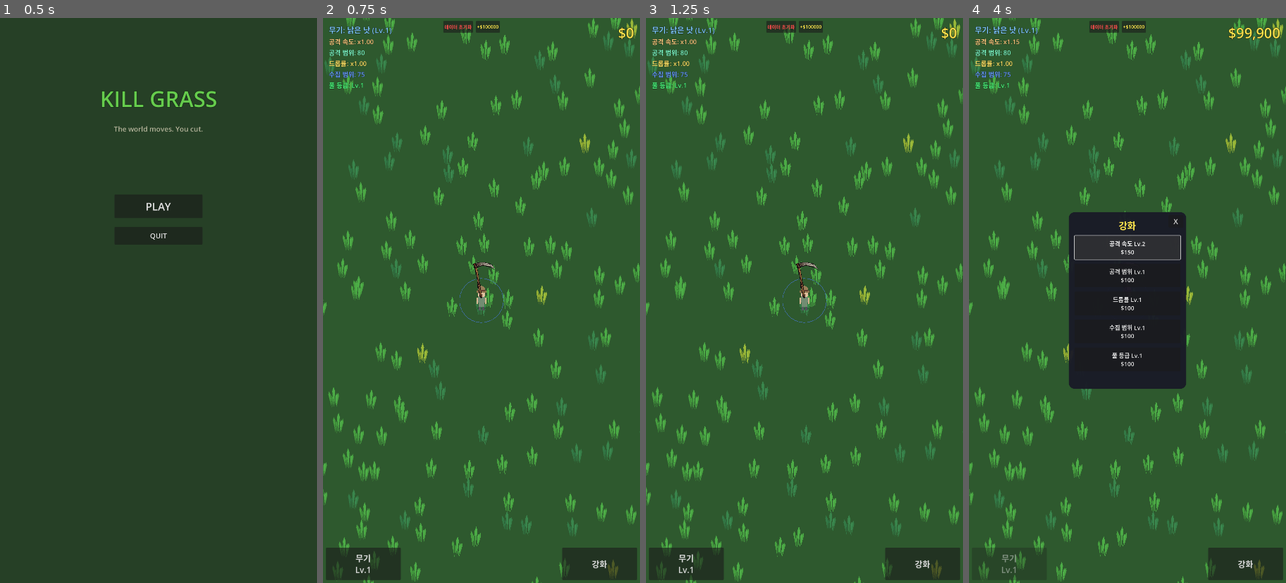
Above: before the commit, frames 1-4 (left to right).
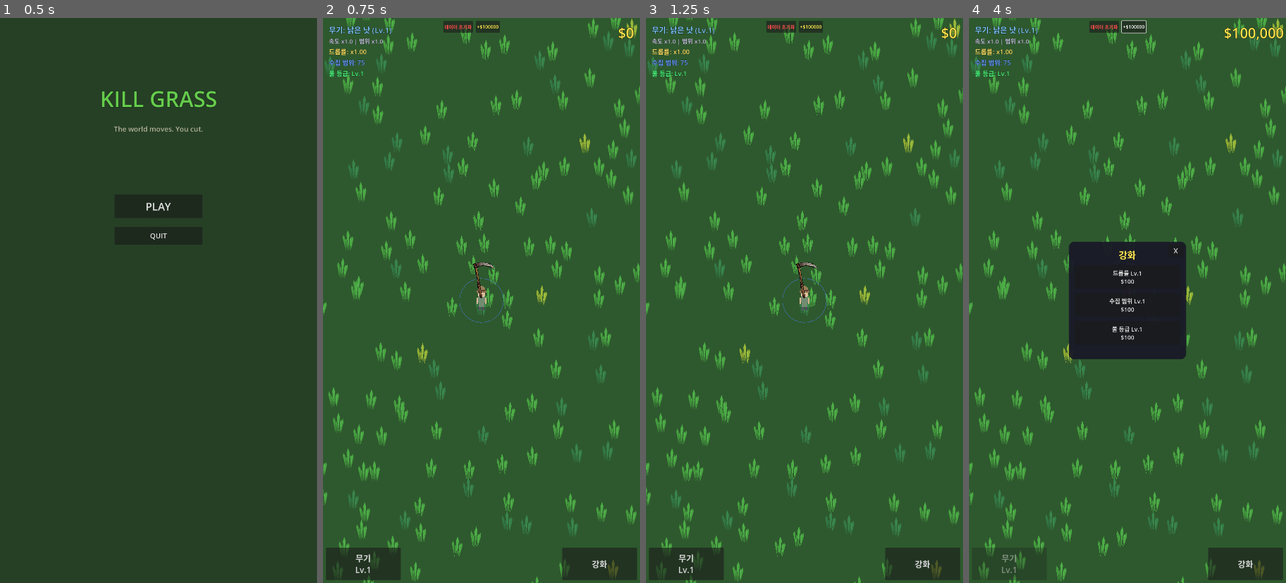
Above: after the commit, the same moments.

Repository: yellyB/game-kill_grass
Game: Godot game, scene res://scenes/ui/main_menu.tscn
Same seed, same stepped clock (60 frames per second), same inputs: the game is played once before the commit and once after it.
Inputs (mouse positions are in pixels of both pictures, inside the frame that each line leads up to):
- Up to frame 1 (0.5 s): no input
- Up to frame 2 (0.75 s): click "PLAY" at 0.5 s
- Up to frame 3 (1.25 s): no input
- Up to frame 4 (4 s): click "데이터 초기화" at 1.25 s; click "강화" at 2 s; click "+$100000" at 2.75 s; click (1127, 249) at 3.5 s, where only the run before the commit has a clickable "공격 속도 Lv.1 $100"

Frame 1 is identical in both runs. In frame 2, 0.5% of the frame differs, in the area x 1-19%, y 3-13%; in frame 3, 0.5%; in frame 4, 5.2%, in the area x 1-100%, y 0-66%.

Commit message:
Remove attack speed/range upgrades, use weapon stats instead
- Remove attack_speed and attack_range upgrades from GameManager
- Remove attack speed/range buttons from upgrade panel UI
- Update player.gd to use only WeaponManager for speed/range
- Update HUD to show weapon stats instead of separate upgrade stats
- Clean up save_manager to not save removed upgrade fields

Weapon upgrades now provide both speed and range bonuses directly.

Co-Authored-By: Claude Opus 4.5 <noreply@anthropic.com>

Diff:
--- a/autoload/game_manager.gd
+++ b/autoload/game_manager.gd
@@ -4,8 +4,6 @@
 var money: int = 0
 
 # Upgrades
-var upgrade_attack_speed: int = 0
-var upgrade_attack_range: int = 0
 var upgrade_drop_rate: int = 0
 var upgrade_magnet_range: int = 0
 var upgrade_grass_quality: int = 0  # 풀 등급 업그레이드 (고급 풀 등장 확률 증가)
@@ -15,8 +13,6 @@
 const UPGRADE_COST_MULTIPLIER: float = 1.5
 
 # Game settings
-var base_attack_speed: float = 1.0
-var base_attack_range: float = 80.0
 var base_drop_rate: float = 1.0
 var base_magnet_range: float = 75.0  # Half of original 150
 
@@ -93,12 +89,6 @@
 func get_grass_quality_level() -> int:
 	return upgrade_grass_quality
 
-func get_attack_speed() -> float:
-	return base_attack_speed * (1.0 + upgrade_attack_speed * 0.15)
-
-func get_attack_range() -> float:
-	return base_attack_range * (1.0 + upgrade_attack_range * 0.2)
-
 func get_drop_multiplier() -> float:
 	return base_drop_rate * (1.0 + upgrade_drop_rate * 0.25)
 
@@ -111,10 +101,6 @@
 func purchase_upgrade(upgrade_type: String) -> bool:
 	var current_level: int
 	match upgrade_type:
-		"attack_speed":
-			current_level = upgrade_attack_speed
-		"attack_range":
-			current_level = upgrade_attack_range
 		"drop_rate":
 			current_level = upgrade_drop_rate
 		"magnet_range":
@@ -132,10 +118,6 @@
 	money_changed.emit(money)
 
 	match upgrade_type:
-		"attack_speed":
-			upgrade_attack_speed += 1
-		"attack_range":
-			upgrade_attack_range += 1
 		"drop_rate":
 			upgrade_drop_rate += 1
 		"magnet_range":
@@ -149,8 +131,6 @@
 func get_save_data() -> Dictionary:
 	return {
 		"money": money,
-		"upgrade_attack_speed": upgrade_attack_speed,
-		"upgrade_attack_range": upgrade_attack_range,
 		"upgrade_drop_rate": upgrade_drop_rate,
 		"upgrade_magnet_range": upgrade_magnet_range,
 		"upgrade_grass_quality": upgrade_grass_quality
@@ -158,8 +138,6 @@
 
 func load_save_data(data: Dictionary) -> void:
 	money = data.get("money", 0)
-	upgrade_attack_speed = data.get("upgrade_attack_speed", 0)
-	upgrade_attack_range = data.get("upgrade_attack_range", 0)
 	upgrade_drop_rate = data.get("upgrade_drop_rate", 0)
 	upgrade_magnet_range = data.get("upgrade_magnet_range", 0)
 	upgrade_grass_quality = data.get("upgrade_grass_quality", 0)
--- a/autoload/save_manager.gd
+++ b/autoload/save_manager.gd
@@ -55,8 +55,6 @@
 	delete_save()
 	# Reset GameManager
 	GameManager.money = 0
-	GameManager.upgrade_attack_speed = 0
-	GameManager.upgrade_attack_range = 0
 	GameManager.upgrade_drop_rate = 0
 	GameManager.upgrade_magnet_range = 0
 	GameManager.upgrade_grass_quality = 0
--- a/project.godot
+++ b/project.godot
@@ -26,7 +26,6 @@
 
 window/size/viewport_width=1080
 window/size/viewport_height=1920
-window/size/mode=0
 window/size/window_width_override=405
 window/size/window_height_override=720
 window/stretch/mode="viewport"
--- a/scenes/ui/hud.tscn
+++ b/scenes/ui/hud.tscn
@@ -45,21 +45,13 @@
 theme_override_font_sizes/font_size = 26
 text = "무기: 낡은 낫 (Lv.1)"
 
-[node name="AttackSpeedLabel" type="Label" parent="StatsContainer"]
+[node name="WeaponStatsLabel" type="Label" parent="StatsContainer"]
 layout_mode = 2
-theme_override_colors/font_color = Color(1, 0.8, 0.5, 1)
+theme_override_colors/font_color = Color(0.8, 0.8, 0.9, 1)
 theme_override_colors/font_outline_color = Color(0, 0, 0, 1)
 theme_override_constants/outline_size = 2
-theme_override_font_sizes/font_size = 22
-text = "공격 속도: x1.00"
-
-[node name="AttackRangeLabel" type="Label" parent="StatsContainer"]
-layout_mode = 2
-theme_override_colors/font_color = Color(0.5, 1, 0.8, 1)
-theme_override_colors/font_outline_color = Color(0, 0, 0, 1)
-theme_override_constants/outline_size = 2
-theme_override_font_sizes/font_size = 22
-text = "공격 범위: 80"
+theme_override_font_sizes/font_size = 20
+text = "속도 x1.0 | 범위 x1.0"
 
 [node name="DropRateLabel" type="Label" parent="StatsContainer"]
 layout_mode = 2
--- a/scenes/ui/upgrade_panel.tscn
+++ b/scenes/ui/upgrade_panel.tscn
@@ -46,9 +46,9 @@
 anchor_right = 0.5
 anchor_bottom = 0.5
 offset_left = -200.0
-offset_top = -300.0
+offset_top = -200.0
 offset_right = 200.0
-offset_bottom = 300.0
+offset_bottom = 200.0
 grow_horizontal = 2
 grow_vertical = 2
 theme_override_styles/panel = SubResource("StyleBoxFlat_panel")
@@ -69,22 +69,8 @@
 offset_left = 20.0
 offset_top = 80.0
 offset_right = 380.0
-offset_bottom = 550.0
+offset_bottom = 380.0
 theme_override_constants/separation = 15
-
-[node name="AttackSpeedBtn" type="Button" parent="Control/Panel/VBoxContainer"]
-custom_minimum_size = Vector2(0, 80)
-layout_mode = 2
-theme_override_font_sizes/font_size = 20
-text = "공격 속도 Lv.1
-$100"
-
-[node name="AttackRangeBtn" type="Button" parent="Control/Panel/VBoxContainer"]
-custom_minimum_size = Vector2(0, 80)
-layout_mode = 2
-theme_override_font_sizes/font_size = 20
-text = "공격 범위 Lv.1
-$100"
 
 [node name="DropRateBtn" type="Button" parent="Control/Panel/VBoxContainer"]
 custom_minimum_size = Vector2(0, 80)
--- a/scripts/hud.gd
+++ b/scripts/hud.gd
@@ -4,8 +4,7 @@
 
 # Stats labels
 @onready var weapon_label: Label = $StatsContainer/WeaponLabel
-@onready var attack_speed_label: Label = $StatsContainer/AttackSpeedLabel
-@onready var attack_range_label: Label = $StatsContainer/AttackRangeLabel
+@onready var weapon_stats_label: Label = $StatsContainer/WeaponStatsLabel
 @onready var drop_rate_label: Label = $StatsContainer/DropRateLabel
 @onready var magnet_range_label: Label = $StatsContainer/MagnetRangeLabel
 @onready var grass_quality_label: Label = $StatsContainer/GrassQualityLabel
@@ -83,21 +82,16 @@
   var weapon = WeaponManager.get_current_weapon()
   weapon_label.text = "무기: %s (Lv.%d)" % [weapon.name, WeaponManager.current_weapon_level + 1]
 
-  # Final stats (base * weapon)
-  var base_speed = GameManager.get_attack_speed()
-  var base_range = GameManager.get_attack_range()
+  # Weapon stats (speed and range come from weapon)
+  var weapon_speed = WeaponManager.get_weapon_speed()
+  var weapon_range = WeaponManager.get_weapon_range()
+  weapon_stats_label.text = "속도 x%.1f | 범위 x%.1f" % [weapon_speed, weapon_range]
+
+  # Upgrade stats
   var drop_mult = GameManager.get_drop_multiplier()
   var magnet_range = GameManager.get_magnet_range()
   var grass_quality = GameManager.get_grass_quality_level()
 
-  var weapon_speed = WeaponManager.get_weapon_speed()
-  var weapon_range = WeaponManager.get_weapon_range()
-
-  var final_speed = base_speed * weapon_speed
-  var final_range = base_range * weapon_range
-
-  attack_speed_label.text = "공격 속도: x%.2f" % final_speed
-  attack_range_label.text = "공격 범위: %.0f" % final_range
   drop_rate_label.text = "드롭률: x%.2f" % drop_mult
   magnet_range_label.text = "수집 범위: %.0f" % magnet_range
   grass_quality_label.text = "풀 등급: Lv.%d" % (grass_quality + 1)
--- a/scripts/player.gd
+++ b/scripts/player.gd
@@ -120,9 +120,8 @@
     return
 
   can_attack = false
-  var base_speed = GameManager.get_attack_speed()
   var weapon_speed = WeaponManager.get_weapon_speed()
-  attack_timer.wait_time = 0.2 / (base_speed * weapon_speed)
+  attack_timer.wait_time = 0.2 / weapon_speed
   attack_timer.start()
 
   var attack_type = WeaponManager.get_attack_type()
@@ -311,9 +310,9 @@
   is_swinging = false
 
 func update_attack_range() -> void:
-  var base_range = GameManager.get_attack_range()
+  const BASE_ATTACK_RANGE: float = 80.0
   var weapon_range = WeaponManager.get_weapon_range()
-  var final_range = base_range * weapon_range
+  var final_range = BASE_ATTACK_RANGE * weapon_range
   if attack_shape and attack_shape.shape is CircleShape2D:
     attack_shape.shape.radius = final_range
 
@@ -636,9 +635,7 @@
   can_attack = true
 
 func _on_upgrade_purchased(upgrade_type: String, _level: int) -> void:
-  if upgrade_type == "attack_range":
-    update_attack_range()
-  elif upgrade_type == "magnet_range":
+  if upgrade_type == "magnet_range":
     queue_redraw()  # Update debug circle
 
 func _on_weapon_changed(_level: int) -> void:
--- a/scripts/upgrade_panel.gd
+++ b/scripts/upgrade_panel.gd
@@ -4,8 +4,6 @@
 signal panel_closed
 
 @onready var panel: Panel = $Panel
-@onready var attack_speed_btn: Button = $Panel/VBoxContainer/AttackSpeedBtn
-@onready var attack_range_btn: Button = $Panel/VBoxContainer/AttackRangeBtn
 @onready var drop_rate_btn: Button = $Panel/VBoxContainer/DropRateBtn
 @onready var magnet_range_btn: Button = $Panel/VBoxContainer/MagnetRangeBtn
 @onready var grass_quality_btn: Button = $Panel/VBoxContainer/GrassQualityBtn
@@ -18,8 +16,6 @@
 	panel.visible = false
 	toggle_btn.pressed.connect(_on_toggle_pressed)
 	close_btn.pressed.connect(_on_close_pressed)
-	attack_speed_btn.pressed.connect(_on_attack_speed_pressed)
-	attack_range_btn.pressed.connect(_on_attack_range_pressed)
 	drop_rate_btn.pressed.connect(_on_drop_rate_pressed)
 	magnet_range_btn.pressed.connect(_on_magnet_range_pressed)
 	grass_quality_btn.pressed.connect(_on_grass_quality_pressed)
@@ -49,12 +45,6 @@
 func _on_other_panel_closed() -> void:
 	toggle_btn.disabled = false
 
-func _on_attack_speed_pressed() -> void:
-	GameManager.purchase_upgrade("attack_speed")
-
-func _on_attack_range_pressed() -> void:
-	GameManager.purchase_upgrade("attack_range")
-
 func _on_drop_rate_pressed() -> void:
 	GameManager.purchase_upgrade("drop_rate")
 
@@ -72,20 +62,14 @@
 	update_button_texts()
 
 func update_button_texts() -> void:
-	var speed_cost = GameManager.get_upgrade_cost(GameManager.upgrade_attack_speed)
-	var range_cost = GameManager.get_upgrade_cost(GameManager.upgrade_attack_range)
 	var drop_cost = GameManager.get_upgrade_cost(GameManager.upgrade_drop_rate)
 	var magnet_cost = GameManager.get_upgrade_cost(GameManager.upgrade_magnet_range)
 	var quality_cost = GameManager.get_upgrade_cost(GameManager.upgrade_grass_quality)
 
-	attack_speed_btn.text = "공격 속도 Lv.%d\n$%d" % [GameManager.upgrade_attack_speed + 1, speed_cost]
-	attack_range_btn.text = "공격 범위 Lv.%d\n$%d" % [GameManager.upgrade_attack_range + 1, range_cost]
 	drop_rate_btn.text = "드롭률 Lv.%d\n$%d" % [GameManager.upgrade_drop_rate + 1, drop_cost]
 	magnet_range_btn.text = "수집 범위 Lv.%d\n$%d" % [GameManager.upgrade_magnet_range + 1, magnet_cost]
 	grass_quality_btn.text = "풀 등급 Lv.%d\n$%d" % [GameManager.upgrade_grass_quality + 1, quality_cost]
 
-	attack_speed_btn.disabled = GameManager.money < speed_cost
-	attack_range_btn.disabled = GameManager.money < range_cost
 	drop_rate_btn.disabled = GameManager.money < drop_cost
 	magnet_range_btn.disabled = GameManager.money < magnet_cost
 	grass_quality_btn.disabled = GameManager.money < quality_cost
